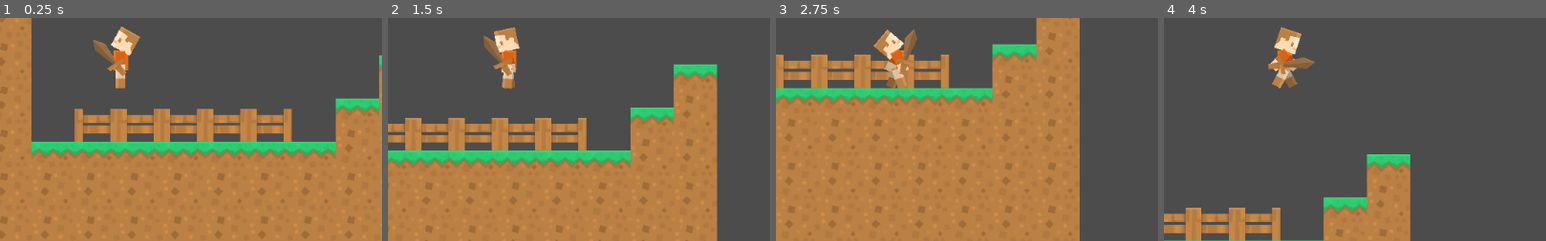
Above: before the commit, frames 1-4 (left to right).
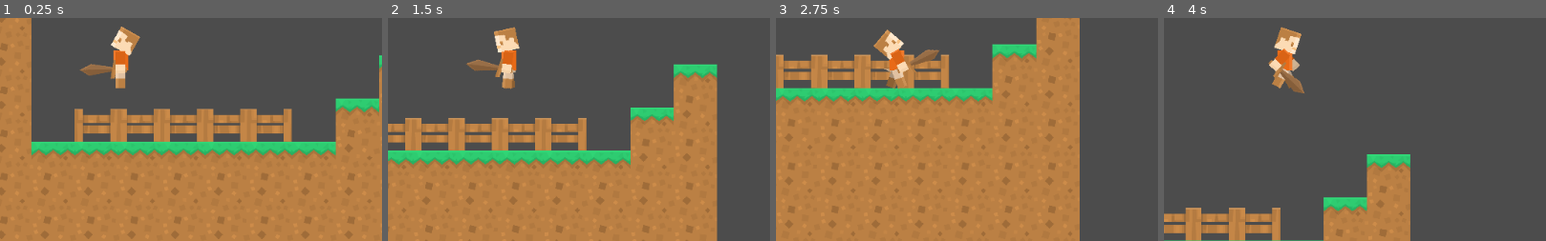
Above: after the commit, the same moments.

Repository: Kiel97/kenney-game-jam-2020
Game: Godot game, scene res://World.tscn
Same seed, same stepped clock (60 frames per second), same inputs: the game is played once before the commit and once after it.
Inputs (mouse positions are % of the whole screen's width and height, from its top left):
- Up to frame 1 (0.25 s): no input
- Up to frame 2 (1.5 s): move the mouse to (72, 45) at 0.52 s; hold D (right) 0.53-1.28 s; tap Up (jump) at 0.77 s; move the mouse to (30, 55) at 1.27 s; hold Left (left) from 1.28 s (still down)
- Up to frame 3 (2.75 s): tap Up (jump) at 1.52 s; move the mouse to (60, 28) at 2.02 s; release Left (left) at 2.03 s; hold D (right) from 2.03 s (still down)
- Up to frame 4 (4 s): move the mouse to (45, 70) at 2.77 s; tap Up (jump) at 3.02, 3.77 s; move the mouse to (80, 65) at 3.52 s; release D (right) at 3.53 s; hold Left (left) from 3.53 s (still down)
The pictures show only the part of the screen within x 34-84%, y 41-91%; the shares and areas given below are measured in that part.

The runs differ from the first frame. In frame 1, 0.8% of the frame differs, in the area x 20-34%, y 9-28%; in frame 2, 0.8%; in frame 3, 0.8%, in the area x 28-43%, y 5-26%; in frame 4, 0.7%.

Commit message:
Fixed Z indexes for Player as they are relative to parent, not global

Diff:
--- a/Player.tscn
+++ b/Player.tscn
@@ -288,28 +288,28 @@
 script = ExtResource( 5 )
 
 [node name="Body" type="Sprite" parent="."]
-z_index = 3
+z_index = 1
 texture = ExtResource( 3 )
 flip_h = true
 
 [node name="BackLeg" type="Sprite" parent="Body"]
 modulate = Color( 0.74902, 0.74902, 0.74902, 1 )
 position = Vector2( 0, 30 )
-z_index = 2
+z_index = -1
 texture = ExtResource( 2 )
 offset = Vector2( 0, 25 )
 flip_h = true
 
 [node name="ForeLeg" type="Sprite" parent="Body"]
 position = Vector2( 0, 30 )
-z_index = 4
+z_index = 1
 texture = ExtResource( 2 )
 offset = Vector2( 0, 25 )
 flip_h = true
 
 [node name="Head" type="Sprite" parent="Body"]
 position = Vector2( 0, -30.3521 )
-z_index = 3
+z_index = 1
 texture = ExtResource( 4 )
 offset = Vector2( 0, -30 )
 flip_h = true
@@ -317,14 +317,14 @@
 [node name="BackArm" type="Sprite" parent="Body"]
 modulate = Color( 0.815686, 0.815686, 0.815686, 1 )
 position = Vector2( 0, -15 )
-z_index = 1
+z_index = -2
 texture = ExtResource( 1 )
 offset = Vector2( 0, 20 )
 flip_h = true
 
 [node name="ForeArm" type="Sprite" parent="Body"]
 position = Vector2( 0, -15 )
-z_index = 5
+z_index = 2
 texture = ExtResource( 1 )
 offset = Vector2( 0, 20 )
 flip_h = true
@@ -333,6 +333,8 @@
 position = Vector2( 0, 42.6536 )
 
 [node name="Sword" parent="Body/ForeArm/WeaponPos" instance=ExtResource( 6 )]
+rotation = 0.841909
+z_index = -1
 
 [node name="AnimationPlayer" type="AnimationPlayer" parent="."]
 anims/idle = SubResource( 1 )
